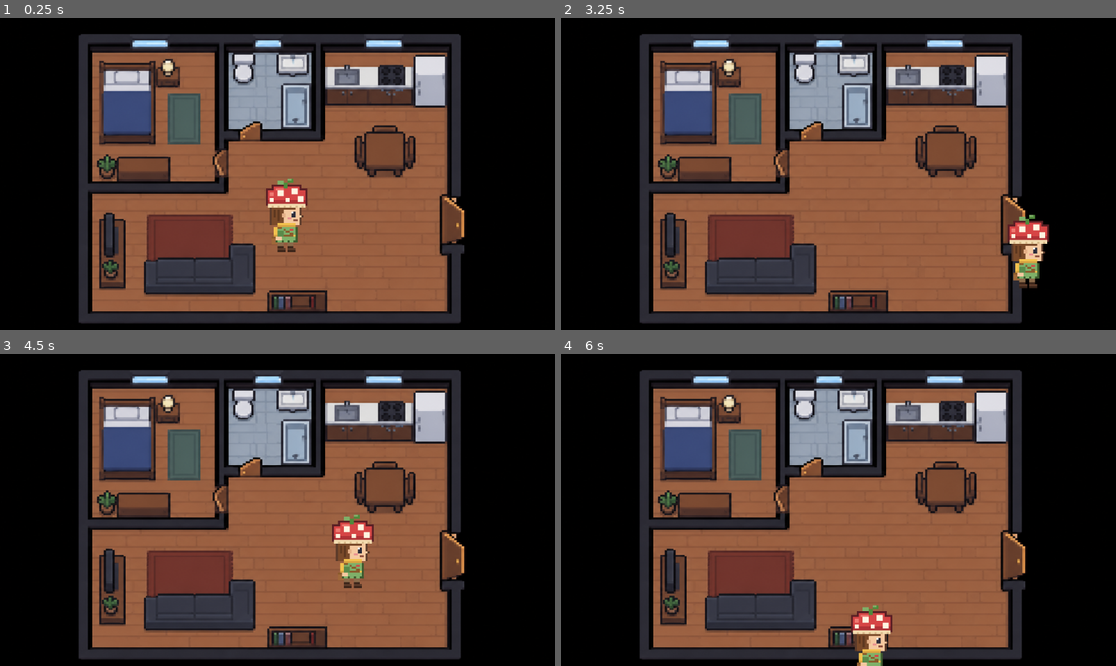
Above: before the commit, frames 1-4 (two rows, left to right).
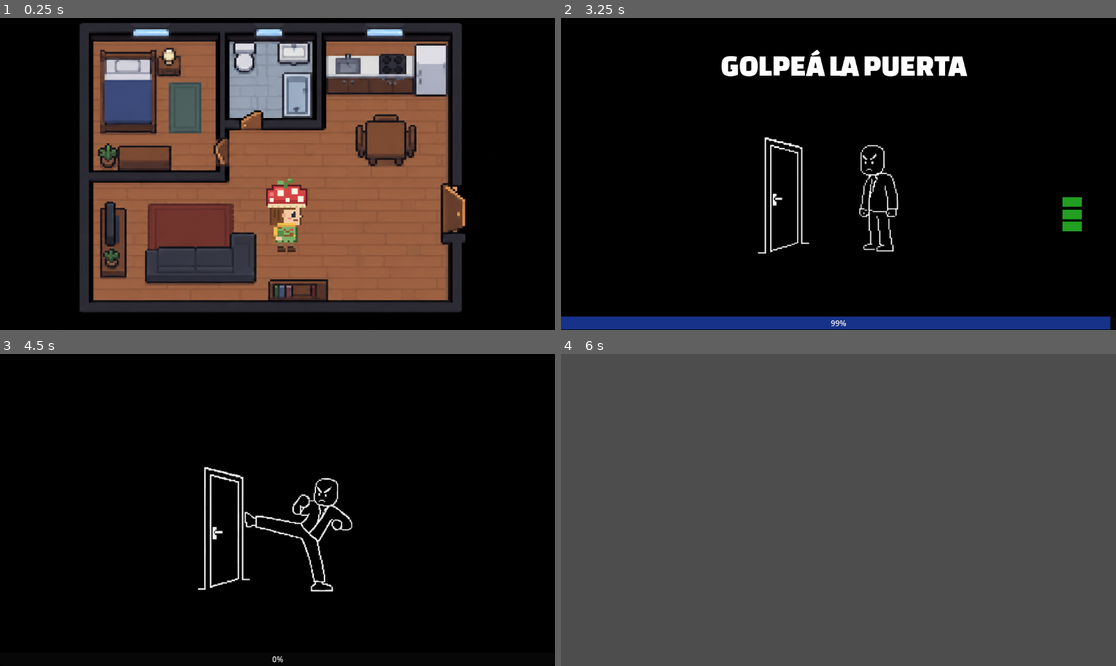
Above: after the commit, the same moments.

Repository: tobiflores/MINIJUEGOS-Feroleto-Flores-Geretto-Legaria
Game: Godot game, scene res://escenas/general/overworld.tscn
The game is run twice, just before and just after one commit, with the same random seed, the same clock (stepped at 60 frames per second) and the same inputs. This scene is started directly instead of the project's main scene.
Inputs:
- Up to frame 1 (0.25 s): no input
- Up to frame 2 (3.25 s): tap Enter (ui_accept) at 0.5, 0.77, 1.52, 3.02 s; hold Right (ui_right) 0.53-1.28 s; hold Down (ui_down) 1.28-2.03 s; hold Right (ui_right) 2.03-2.78 s; hold Up (ui_up) from 2.78 s (still down)
- Up to frame 3 (4.5 s): release Up (ui_up) at 3.53 s; hold Left (ui_left) from 3.53 s (still down); tap Enter (ui_accept) at 3.77 s
- Up to frame 4 (6 s): tap Enter (ui_accept) at 4.52 s; release Left (ui_left) at 5.03 s; hold Down (ui_down) 5.03-5.78 s; hold Right (ui_right) from 5.78 s (still down)

The runs differ from the first frame. In frame 1, 28% of the frame differs, in the area x 14-84%, y 1-98%; in frame 2, 64%; in frame 3, 60%; in frame 4, 97%, in the area x 0-100%, y 0-100%.

Commit message:
Agrego una pre-instancia al juego de golpear la puerta

Diff:
--- a/escenas/general/overworld.tscn
+++ b/escenas/general/overworld.tscn
@@ -1,22 +1,32 @@
 [gd_scene format=3 uid="uid://b6ke34nuhqshw"]
 
+[ext_resource type="Script" uid="uid://yy2n3cd0o0sr" path="res://scripts/overworld.gd" id="1_c8x7b"]
 [ext_resource type="Script" uid="uid://blr8or0mk1p1t" path="res://scripts/jugador.gd" id="1_g8jub"]
 [ext_resource type="Texture2D" uid="uid://fxx1xre8ejrs" path="res://imagenes/departamentoInterior.png" id="1_okvro"]
+[ext_resource type="PackedScene" uid="uid://dw570jju4f5ag" path="res://escenas/minijuegos/minijuego_golpearMadera.tscn" id="2_uctm3"]
 [ext_resource type="Texture2D" uid="uid://bltcog42fq5bg" path="res://imagenes/PersonajeIzquierda.png" id="3_52lww"]
+[ext_resource type="Texture2D" uid="uid://bjd6pb212ch0y" path="res://imagenes/PersonajeDerecha.png" id="4_b3nvs"]
 
 [sub_resource type="RectangleShape2D" id="RectangleShape2D_b3nvs"]
 size = Vector2(84, 150)
 
+[sub_resource type="RectangleShape2D" id="RectangleShape2D_c8x7b"]
+size = Vector2(43.25, 102)
+
 [node name="Overworld" type="Node2D" unique_id=1716528710]
+script = ExtResource("1_c8x7b")
+minijuegoPuerta = ExtResource("2_uctm3")
 
 [node name="Habitacion" type="Sprite2D" parent="." unique_id=1946070872]
-position = Vector2(-26, -73)
+position = Vector2(-24, -96)
 scale = Vector2(0.8416547, 0.7379679)
 texture = ExtResource("1_okvro")
 centered = false
 
 [node name="Jugador" type="CharacterBody2D" parent="." unique_id=37785605]
 script = ExtResource("1_g8jub")
+texturaIzquierda = ExtResource("4_b3nvs")
+texturaDerecha = ExtResource("3_52lww")
 
 [node name="Sprite2D" type="Sprite2D" parent="Jugador" unique_id=307984901]
 position = Vector2(557, 370)
@@ -26,3 +36,11 @@
 [node name="CollisionShape2D" type="CollisionShape2D" parent="Jugador" unique_id=1433484595]
 position = Vector2(555, 372)
 shape = SubResource("RectangleShape2D_b3nvs")
+
+[node name="Puerta" type="Area2D" parent="." unique_id=860545384]
+
+[node name="CollisionShape2D" type="CollisionShape2D" parent="Puerta" unique_id=136616066]
+position = Vector2(944.375, 398)
+shape = SubResource("RectangleShape2D_c8x7b")
+
+[connection signal="body_entered" from="Puerta" to="." method="_on_puerta_body_entered"]
--- a/scripts/jugador.gd
+++ b/scripts/jugador.gd
@@ -2,10 +2,17 @@
 
 @export var velocidad: float = 250.0
 @export var margen: float = 40.0
+@export var texturaIzquierda: Texture2D
+@export var texturaDerecha: Texture2D
 
 func _physics_process(_delta: float) -> void:
 	velocity = Input.get_vector("ui_left", "ui_right", "ui_up", "ui_down") * velocidad
 	move_and_slide()
 
+	if velocity.x < 0:
+		$Sprite2D.texture = texturaIzquierda
+	elif velocity.x > 0:
+		$Sprite2D.texture = texturaDerecha
+
 	var limite: Vector2 = get_viewport_rect().size - Vector2(margen, margen)
 	position = position.clamp(Vector2(margen, margen), limite)
--- /dev/null
+++ b/scripts/overworld.gd
@@ -0,0 +1,24 @@
+extends Node2D
+
+signal termino(resultado: float)
+
+@export var minijuegoPuerta: PackedScene
+
+var entro: bool = false
+
+func _on_puerta_body_entered(_body: Node2D) -> void:
+	if entro:
+		return
+	entro = true
+
+	$Habitacion.hide()
+	$Jugador.hide()
+	$Jugador.set_physics_process(false)
+
+	var minijuego: Node = minijuegoPuerta.instantiate()
+	add_child(minijuego)
+	minijuego.termino.connect(_cuando_termina_minijuego)
+
+func _cuando_termina_minijuego(resultado: float) -> void:
+	termino.emit(resultado)
+	queue_free()
Not shown, added: scripts/overworld.gd.uid
